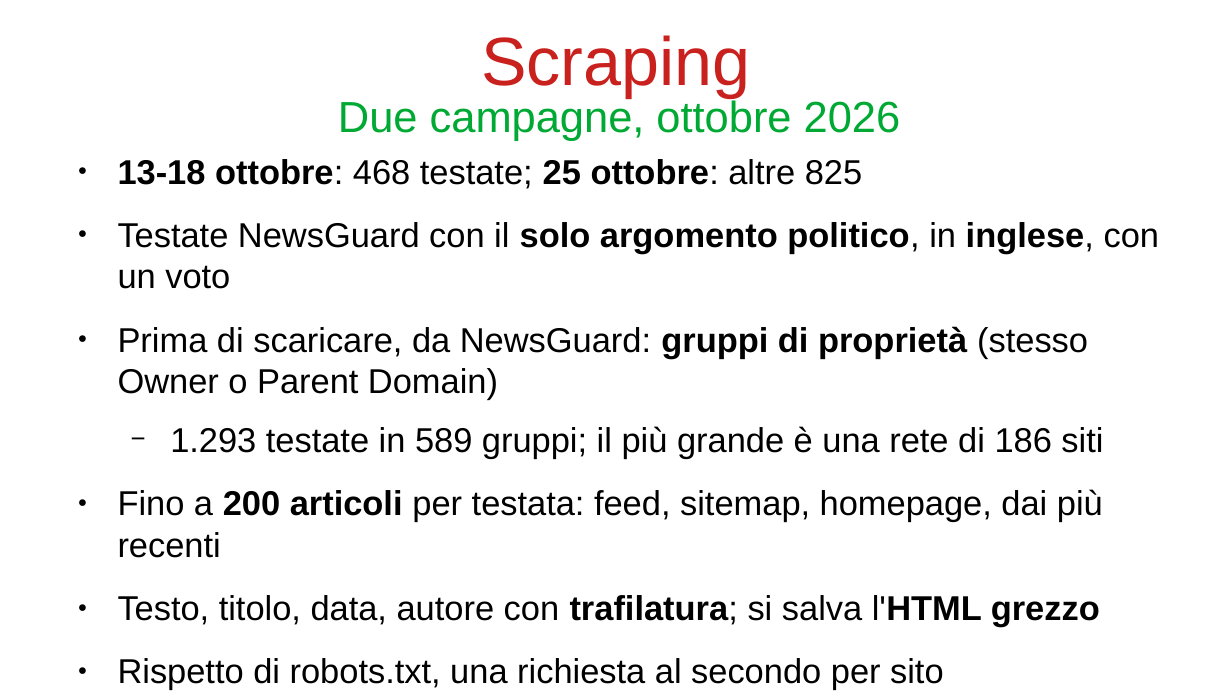
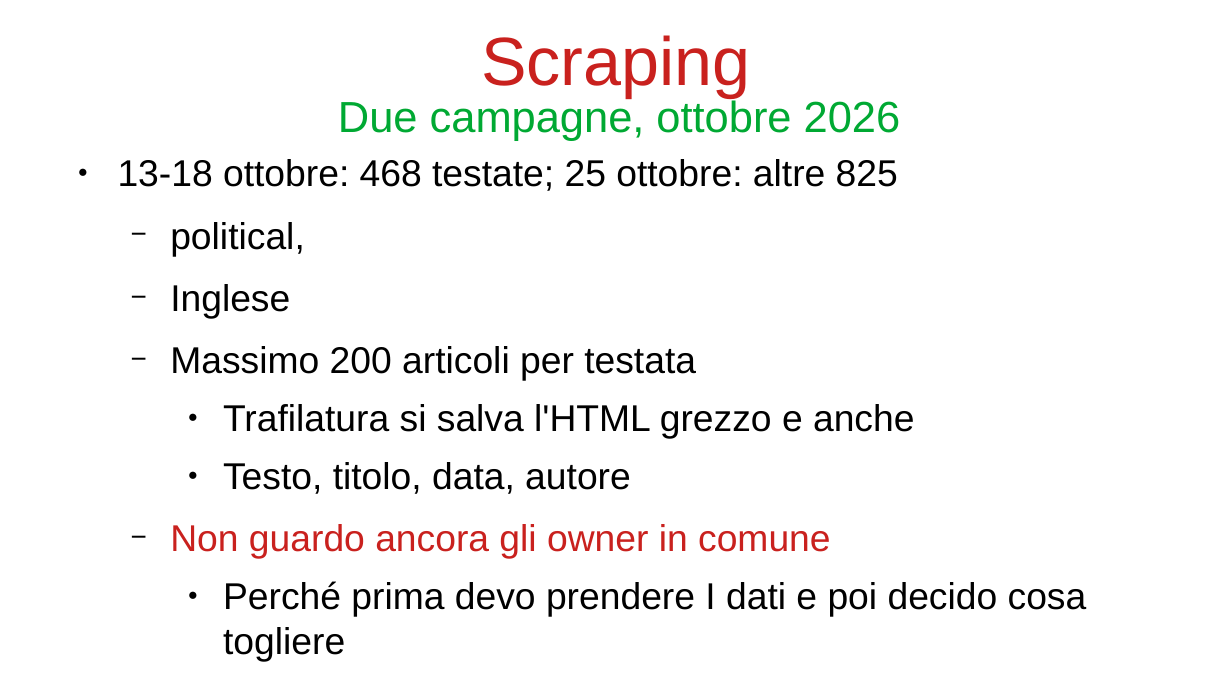
Before and after one commit to bianchi-john/PublisherClassification, a slide deck: slide 4 of Presentazioni/Stato finale/FinalState.odp (slide 6 before the commit). Drawn at 1232x693 pixels with LibreOffice and Linux fonts; fonts in the diff are those of the drawing. Boxes give left, top, right and bottom in pixels: in the first picture for what was removed or moved away, otherwise in the second. Text is boxed around its words. In the diff, an @@ line names an element or a change of style, - is before the commit and + after.

```diff
--- a/Presentazioni/Stato finale/FinalState.odp
+++ b/Presentazioni/Stato finale/FinalState.odp
@@ text at <box>118,159,898,191</box>: size 22.2 to 24 pt in "13-18 ottobre: 468 testate; 25 ottobre: altre ..."; bold off in "13-18 ottobre: 25 ottobre:" @@
@@ text at <box>170,222,1087,662</box>: text changed; size 22.2 to 24 pt @@
-● Testate NewsGuard con il solo argomento politico, in inglese, con un voto
-● Prima di scaricare, da NewsGuard: gruppi di proprietà (stesso Owner o Parent Domain)
-  − 1.293 testate in 589 gruppi; il più grande è una rete di 186 siti
-● Fino a 200 articoli per testata: feed, sitemap, homepage, dai più recenti
-● Testo, titolo, data, autore con trafilatura; si salva l'HTML grezzo
-● Rispetto di robots.txt, una richiesta al secondo per sito
+  − political,
+  − Inglese
+  − Massimo 200 articoli per testata
+    ● Trafilatura si salva l'HTML grezzo e anche
+    ● Testo, titolo, data, autore
+  − Non guardo ancora gli owner in comune
+    ● Perché prima devo prendere I dati e poi decido cosa togliere
```
Also in this commit, not shown: 3 other slides changed, 2 slides added, 7 slides removed, 1 other file.
